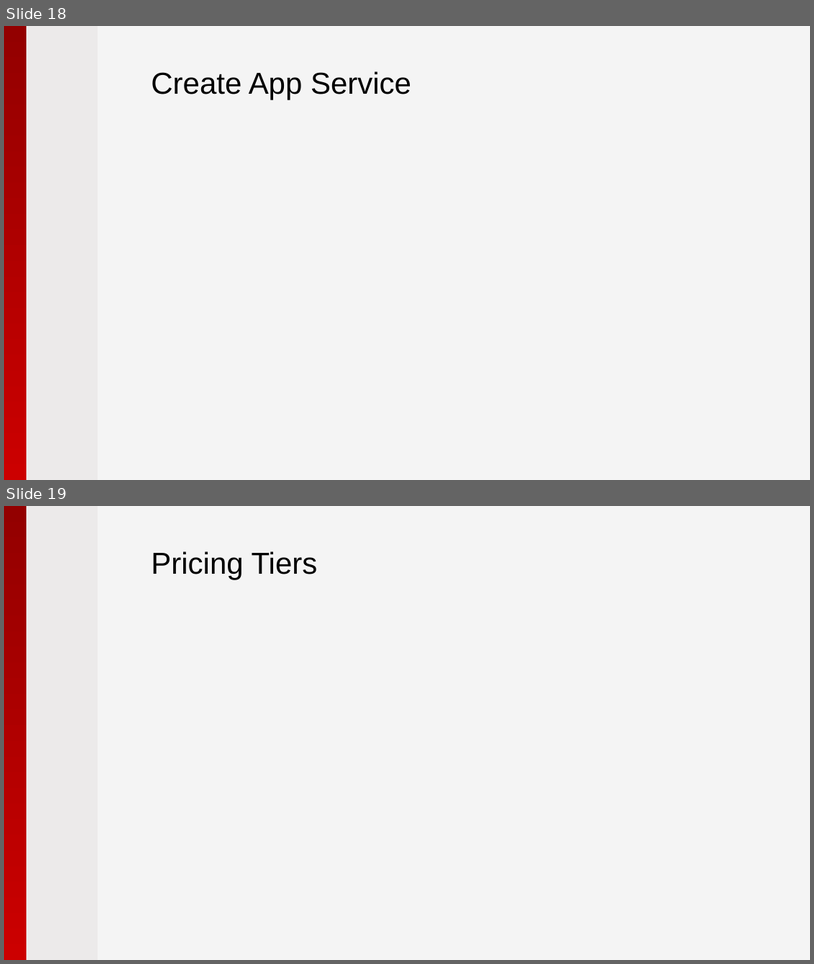
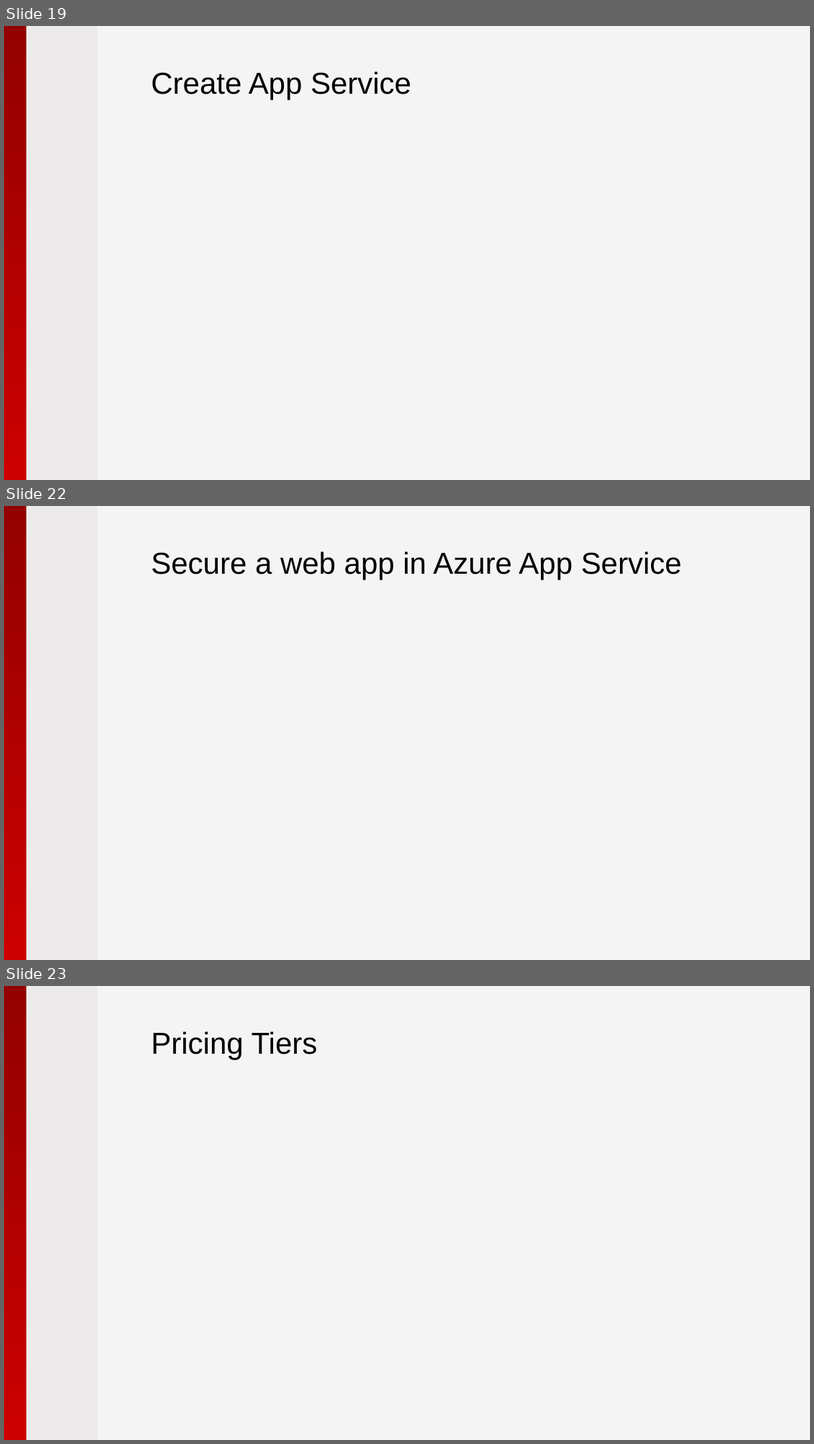
Before and after one commit to pryabov/Hackathon-2015, a slide deck: Presentation/2015 - Microsoft Azure.pptx. Shown one above the other, each under a label of ours: slides 18 and 19 before the commit, slides 19, 22 and 23 after it; the slides between them are not shown. The pictures are 814x964 and 814x1444 pixels, drawn with LibreOffice and Linux fonts; fonts in the diff are those of the drawing; background and template pictures are left out. Boxes give left, top, right and bottom in pixels: in the first picture for what was removed or moved away, otherwise in the second. Text is boxed around its words. In the diff, an @@ line names an element or a change of style, - is before the commit and + after.

```diff
--- a/Presentation/2015 - Microsoft Azure.pptx
+++ b/Presentation/2015 - Microsoft Azure.pptx
@@ slide 22 added at [4,506,810,960], background #F4F4F4; not listed: 2 template elements that a slide beside it also shows @@
@@ title added at [151,551,682,580], 36 pt, text #000000 @@
+Secure a web app in Azure App Service
@@ what was slide 18 is now slide 19 @@
@@ what was slide 19 is now slide 23 @@
```
Also in this commit, not shown: 1 slide changed, 3 other slides added, 2 other files.
